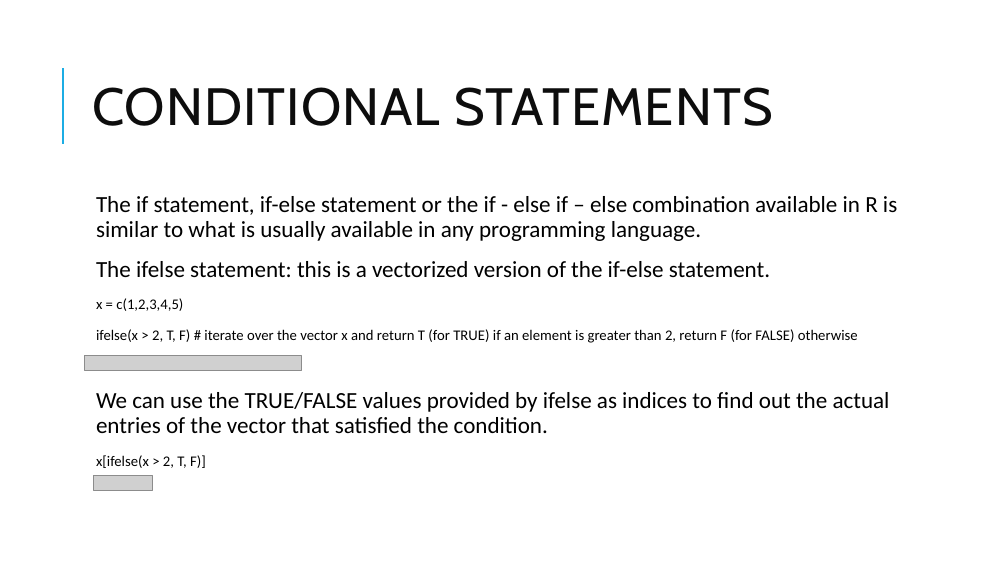
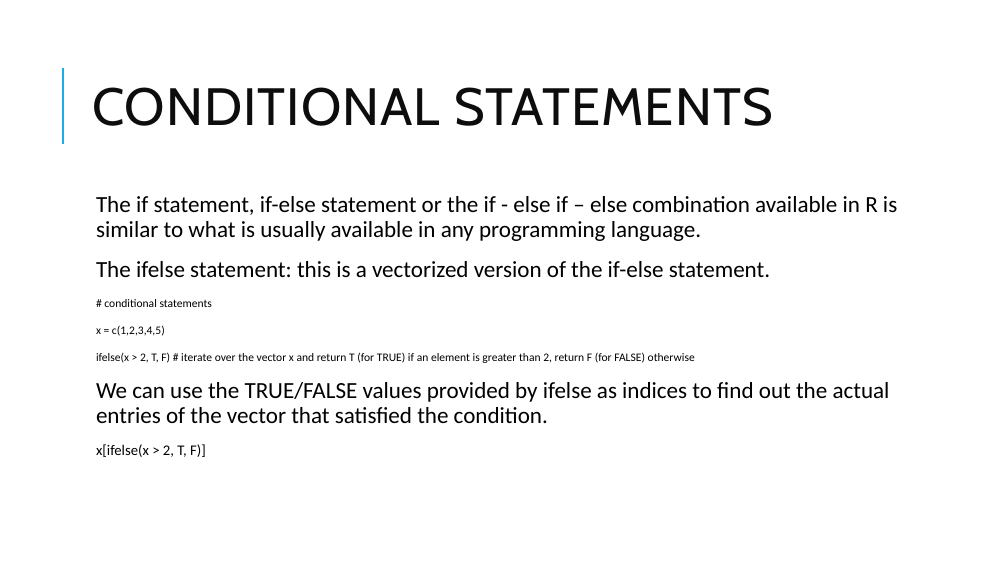
Before and after one commit to aarora79/DS_For_HighSchoolers-Summer-2018-, a slide deck: slide 13 of class1/Class1.pptx. Drawn at 1008x567 pixels with LibreOffice and Linux fonts; fonts in the diff are those of the drawing; grey boxes stand for pictures. Boxes give left, top, right and bottom in pixels: in the first picture for what was removed or moved away, otherwise in the second. Text is boxed around its words. In the diff, an @@ line names an element or a change of style, - is before the commit and + after.

```diff
--- a/class1/Class1.pptx
+++ b/class1/Class1.pptx
@@ text at (x1=104, y1=299, x2=212, y2=307): paragraph added @@
+  # conditional statements
@@ text at (x1=96, y1=325, x2=695, y2=363): size 14 to 11 pt in "x = c(1,2,3,4,5)", "ifelse(x > 2, T, F) # iterate ..." @@
@@ picture removed at (x1=85, y1=355, x2=301, y2=371) @@
@@ picture removed at (x1=93, y1=475, x2=152, y2=490) @@
```
Also in this commit, not shown: 4 other slides changed.
